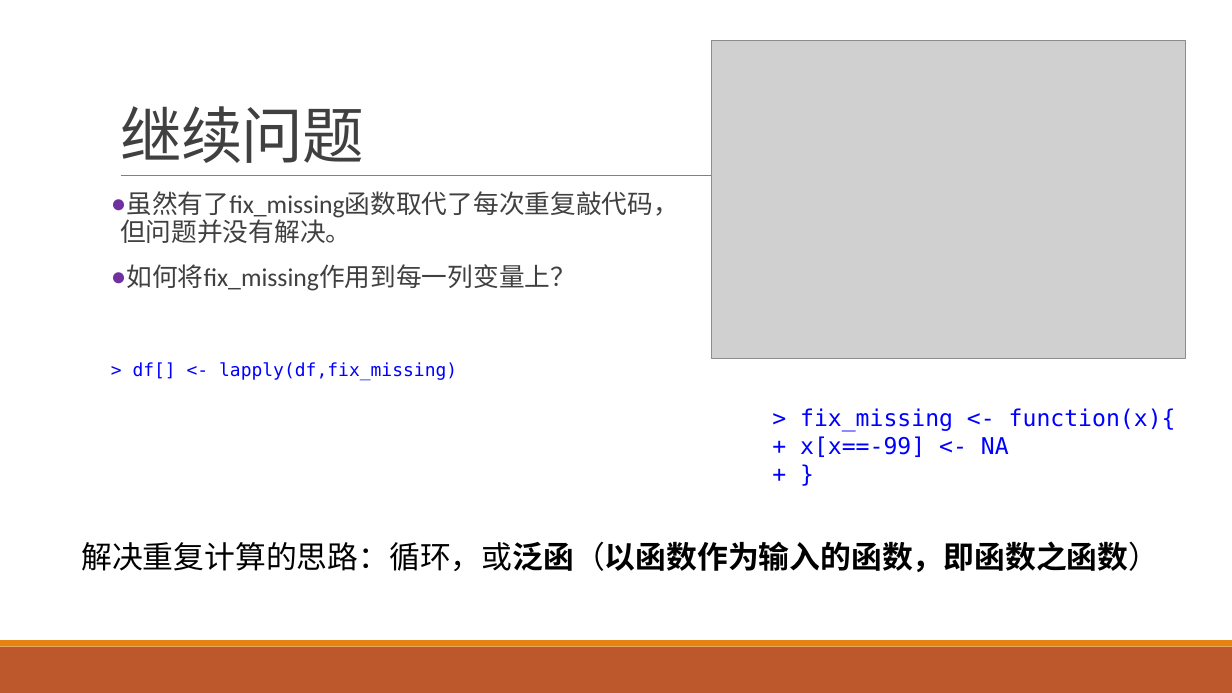
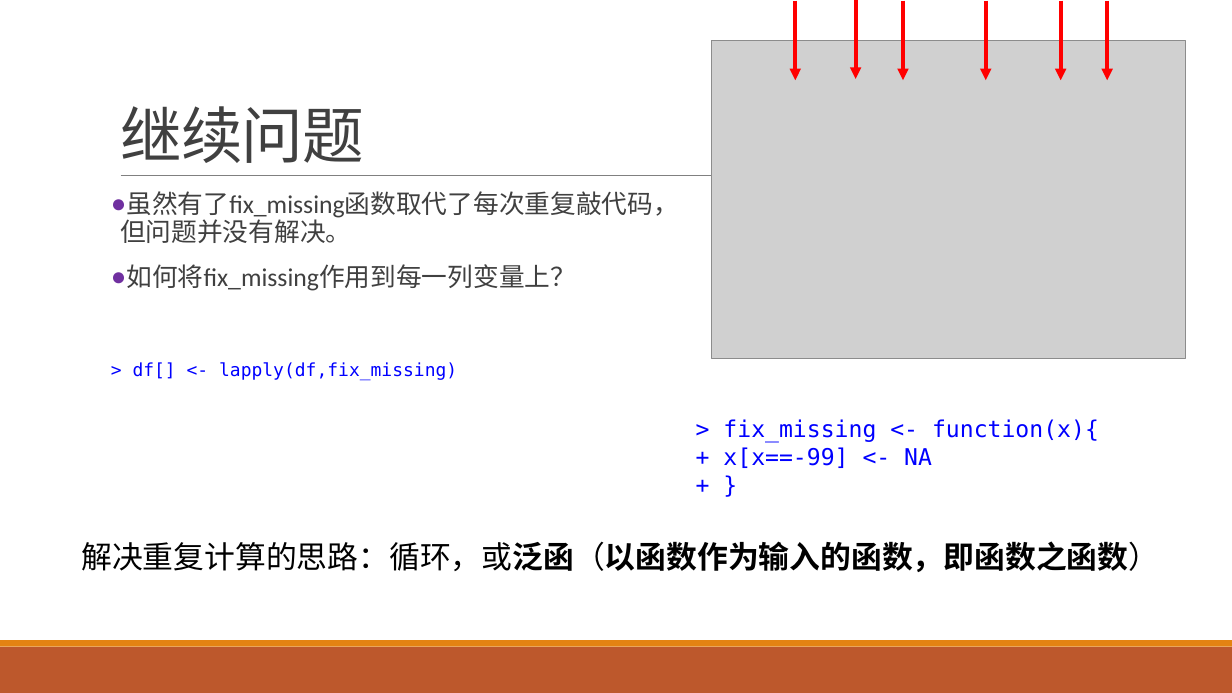
Before and after one commit to exoplanetX/DataAnalytics, a slide deck: slide 8 of 数据分析-6-函数式编程.pptx. Drawn at 1232x693 pixels with LibreOffice and Linux fonts; fonts in the diff are those of the drawing; grey boxes stand for pictures. Boxes give left, top, right and bottom in pixels: in the first picture for what was removed or moved away, otherwise in the second. Text is boxed around its words. In the diff, an @@ line names an element or a change of style, - is before the commit and + after.

```diff
--- a/数据分析-6-函数式编程.pptx
+++ b/数据分析-6-函数式编程.pptx
@@ arrow added from (796, 1) to (796, 80), #FF0000 3 pt @@
@@ arrow added from (856, 0) to (856, 79), #FF0000 3 pt @@
@@ arrow added from (903, 1) to (903, 80), #FF0000 3 pt @@
@@ arrow added from (986, 1) to (986, 80), #FF0000 3 pt @@
@@ arrow added from (1061, 1) to (1061, 80), #FF0000 3 pt @@
@@ arrow added from (1107, 1) to (1107, 80), #FF0000 3 pt @@
@@ text "> fix_missing <- function(x){": place and size @@
-text "> fix_missing <- function(x){" at [800,408,1176,457]
+text "> fix_missing <- function(x){" at [723,419,1099,468]
```
Also in this commit, not shown: 1 other slide changed, 2 other files.
